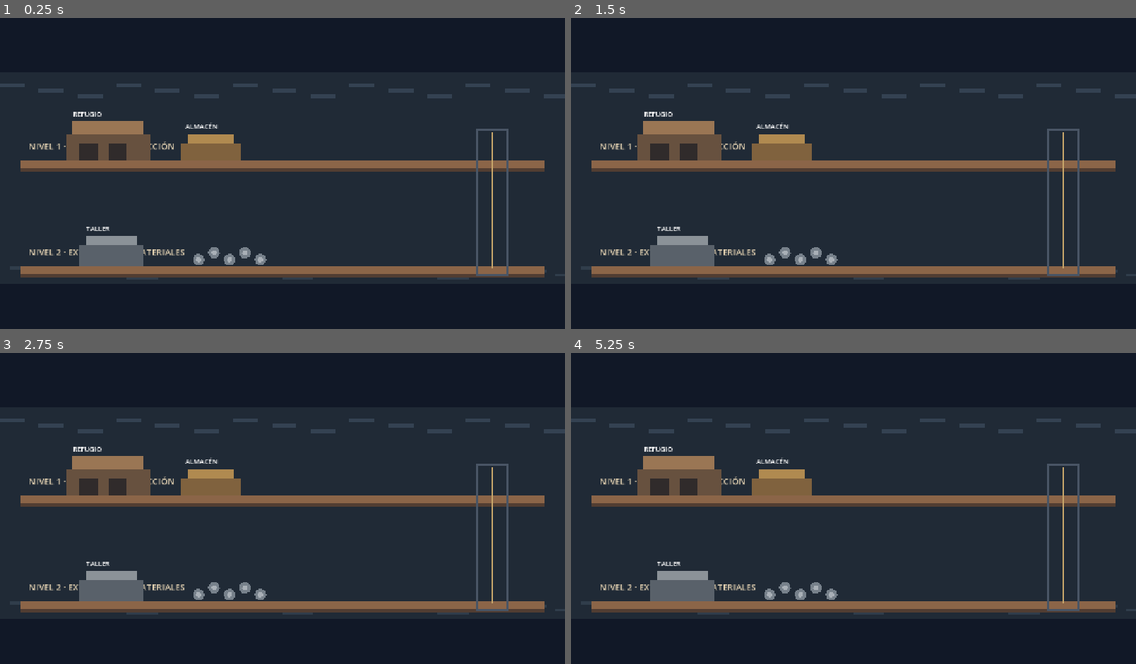
Above: before the commit, frames 1-4 (two rows, left to right).
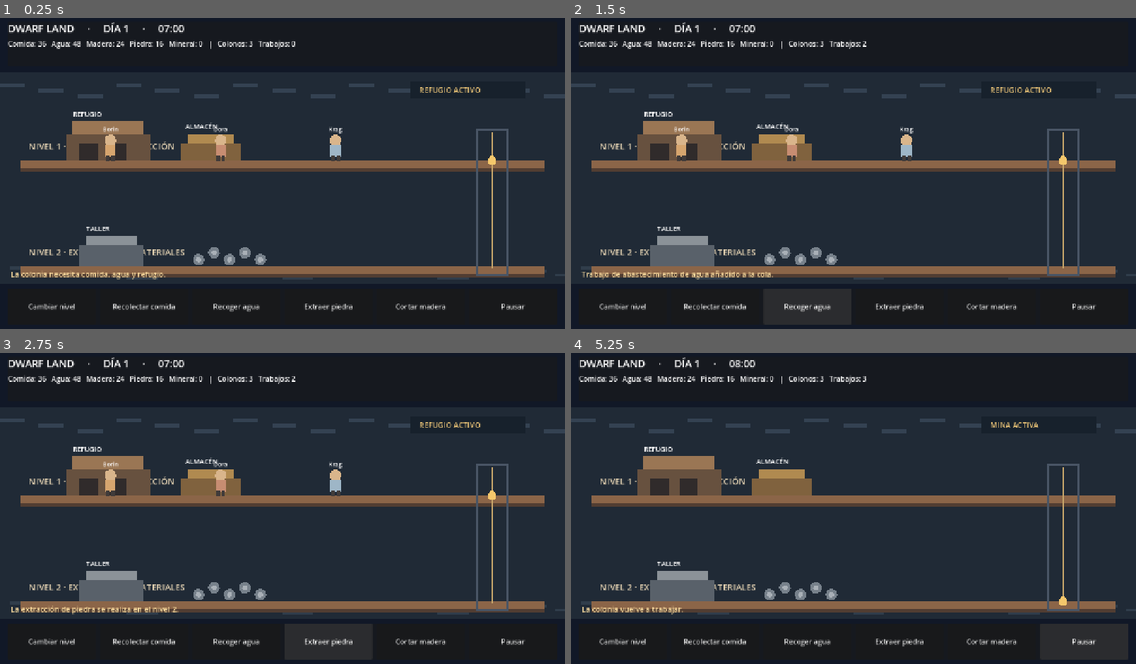
Above: after the commit, the same moments.

Repository: black-cuba/Dwarf-Land
Game: Godot game, scene res://scenes/main.tscn
Same seed, same stepped clock (60 frames per second), same inputs: the game is played once before the commit and once after it.
Inputs (mouse positions are in pixels of both pictures, inside the frame that each line leads up to):
- Up to frame 1 (0.25 s): no input
- Up to frame 2 (1.5 s): click (717, 307) at 0.5 s, where only the run after the commit has a clickable "Recolectar comida"; click (808, 307) at 1.25 s, where only the run after the commit has a clickable "Recoger agua"
- Up to frame 3 (2.75 s): click (327, 642) at 2 s, where only the run after the commit has a clickable "Extraer piedra"
- Up to frame 4 (5.25 s): click (989, 642) at 2.75 s, where only the run after the commit has a clickable "Cortar madera"; click (621, 642) at 3.5 s, where only the run after the commit has a clickable "Cambiar nivel"; click (1085, 642) at 4.25 s, where only the run after the commit has a clickable "Pausar"; click (1085, 642) at 5 s, where only the run after the commit has a clickable "Reanudar"

The runs differ from the first frame. In frame 1, 2.8% of the frame differs, in the area x 1-93%, y 1-95%; in frame 2, 4.5%, in the area x 1-93%, y 1-99%; in frame 3, 4.4%; in frame 4, 3.9%.
Error before the commit: Parse Error: Too few arguments for "new()" call. Expected at least 9 but received 8. (res://scripts/systems/colony_simulation.gd:30)

Commit message:
Connect resource locations to physical worker navigation

Diff:
--- a/scripts/systems/colony_simulation.gd
+++ b/scripts/systems/colony_simulation.gd
@@ -18,6 +18,7 @@
 
 var inventory := ColonyInventory.new()
 var scheduler := ColonyWorkScheduler.new()
+var navigation := ColonyNavigationGrid.new()
 var colonists: Array[DwarfColonist] = []
 var resource_nodes: Dictionary = {}
 var _pending_outputs: Array[Dictionary] = []
@@ -27,15 +28,21 @@
 func _init() -> void:
 	scheduler.task_completed.connect(_on_task_completed)
 	resource_nodes = {
-		&"food": ColonyResourceNode.new(&"cave_garden", &"food", 0, 24, 48, 6, 4.0, 6),
-		&"water": ColonyResourceNode.new(&"underground_spring", &"water", 0, 32, 64, 8, 3.0, 8),
-		&"wood": ColonyResourceNode.new(&"fungal_timber", &"wood", 0, 18, 36, 3, 5.0, 6),
-		&"stone": ColonyResourceNode.new(&"stone_quarry", &"stone", 1, 60, 100, 0, 5.0, 5),
-		&"ore": ColonyResourceNode.new(&"ore_vein", &"ore", 1, 24, 40, 0, 6.0, 3)
+		&"food": ColonyResourceNode.new(&"cave_garden", &"food", 0, Vector2i(8, 0), 24, 48, 6, 4.0, 6),
+		&"water": ColonyResourceNode.new(&"underground_spring", &"water", 0, Vector2i(14, 0), 32, 64, 8, 3.0, 8),
+		&"wood": ColonyResourceNode.new(&"fungal_timber", &"wood", 0, Vector2i(21, 0), 18, 36, 3, 5.0, 6),
+		&"stone": ColonyResourceNode.new(&"stone_quarry", &"stone", 1, Vector2i(12, 1), 60, 100, 0, 5.0, 5),
+		&"ore": ColonyResourceNode.new(&"ore_vein", &"ore", 1, Vector2i(25, 1), 24, 40, 0, 6.0, 3)
 	}
-	colonists.append(DwarfColonist.new(&"dwarf_001", "Borin", "Recolector"))
-	colonists.append(DwarfColonist.new(&"dwarf_002", "Dora", "Agricultora"))
-	colonists.append(DwarfColonist.new(&"dwarf_003", "Krag", "Minero"))
+	var borin := DwarfColonist.new(&"dwarf_001", "Borin", "Recolector")
+	borin.current_position = Vector2i(7, 0)
+	colonists.append(borin)
+	var dora := DwarfColonist.new(&"dwarf_002", "Dora", "Agricultora")
+	dora.current_position = Vector2i(16, 0)
+	colonists.append(dora)
+	var krag := DwarfColonist.new(&"dwarf_003", "Krag", "Minero")
+	krag.current_position = Vector2i(25, 0)
+	colonists.append(krag)
 
 
 func advance_hour() -> void:
@@ -56,7 +63,7 @@
 		colonist.advance_hour(is_rest_period, ambient_temperature)
 		_satisfy_needs(colonist)
 
-	scheduler.advance_hour(colonists)
+	scheduler.advance_hour(colonists, navigation)
 	_deliver_pending_outputs()
 	time_changed.emit(day, hour)
 	colony_changed.emit()
@@ -93,6 +100,7 @@
 	scheduler.queue_order(
 		work_type,
 		node.level,
+		node.cell,
 		priority,
 		node.work_hours_per_batch,
 		node.resource,
